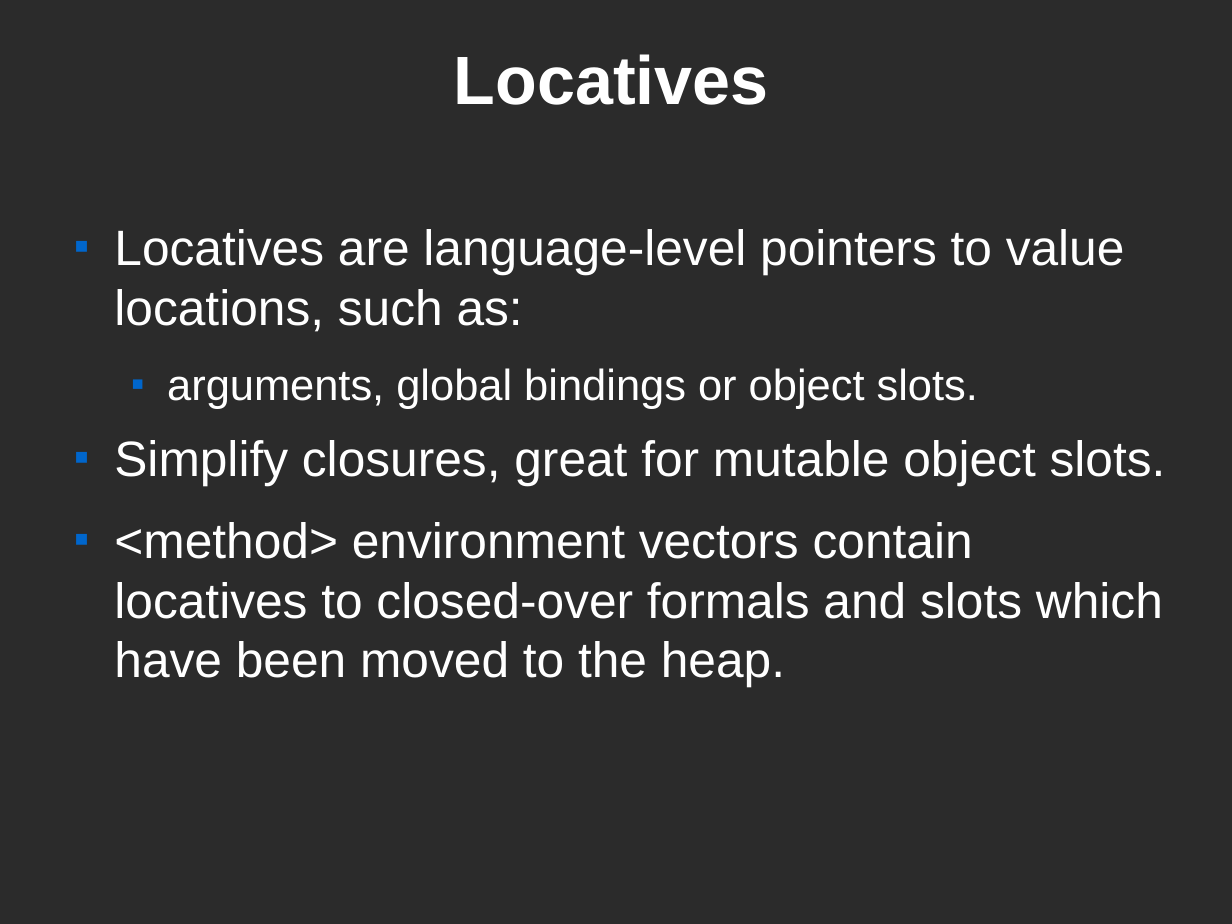
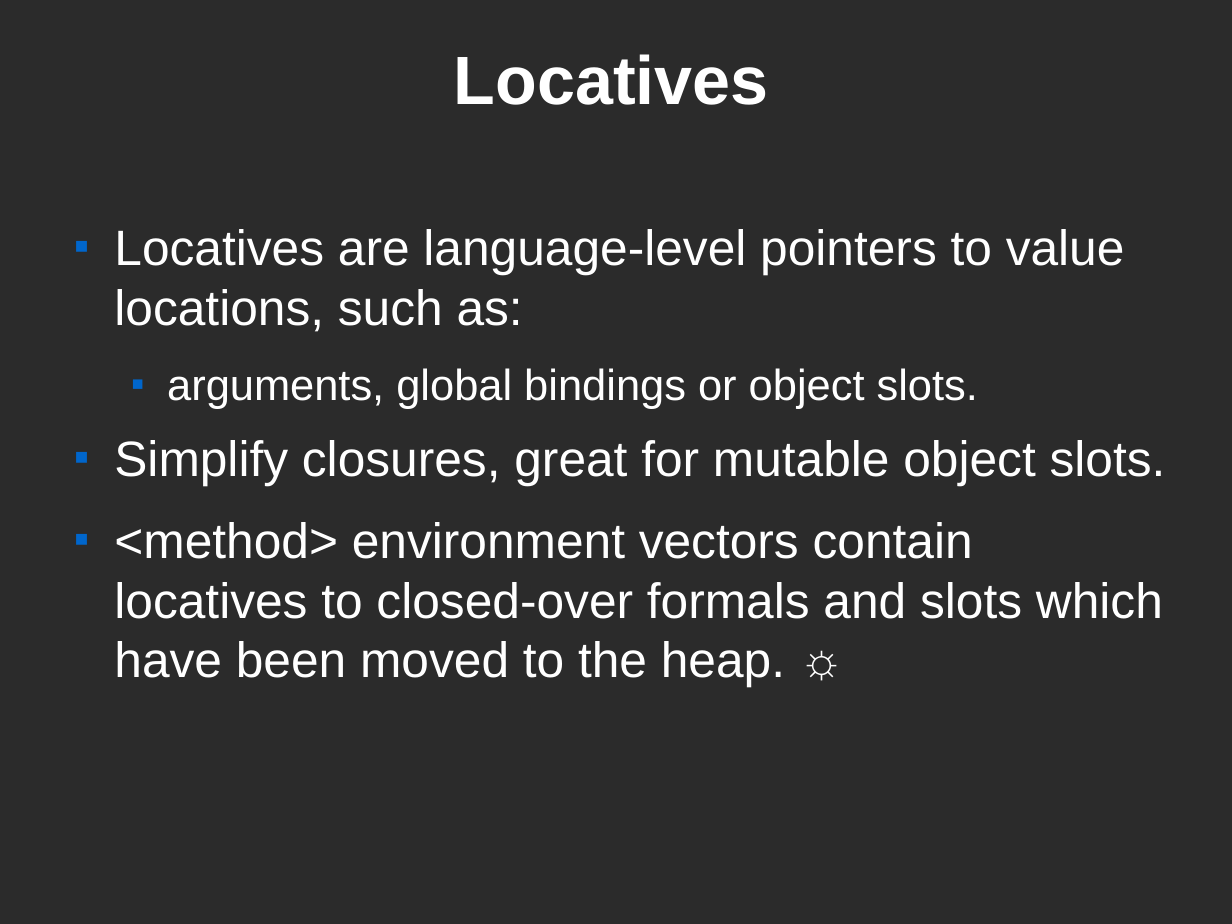
Before and after one commit to kstephens/ll, a slide deck: slide 23 of src/ll/doc/ll_system_design.odp. Drawn at 1232x924 pixels with LibreOffice and Linux fonts; fonts in the diff are those of the drawing; background and template pictures are left out; a plain dark background stands for a picture behind light text. Boxes give left, top, right and bottom in pixels: in the first picture for what was removed or moved away, otherwise in the second. Text is boxed around its words. In the diff, an @@ line names an element or a change of style, - is before the commit and + after.

```diff
--- a/src/ll/doc/ll_system_design.odp
+++ b/src/ll/doc/ll_system_design.odp
@@ text at [114, 522, 1163, 687]: text changed @@
-■ <method> environment vectors contain locatives to closed-over formals and slots which have been moved to the heap.
+■ <method> environment vectors contain locatives to closed-over formals and slots which have been moved to the heap. ☼
```
Also in this commit, not shown: 8 other slides changed, 6 other files.
